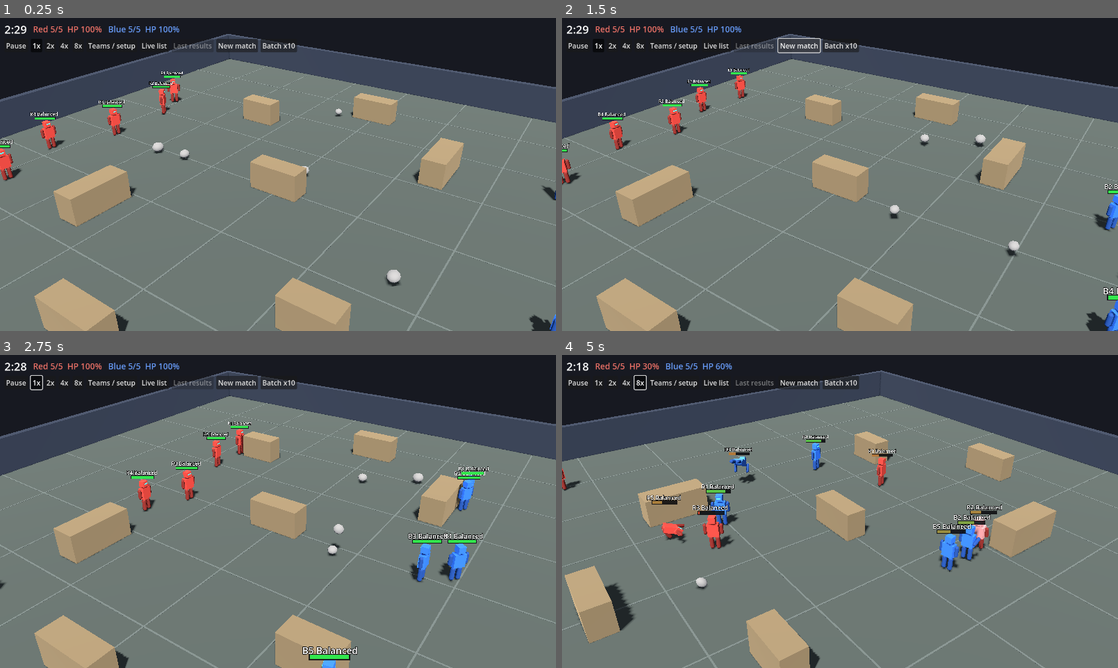
Above: before the commit, frames 1-4 (two rows, left to right).
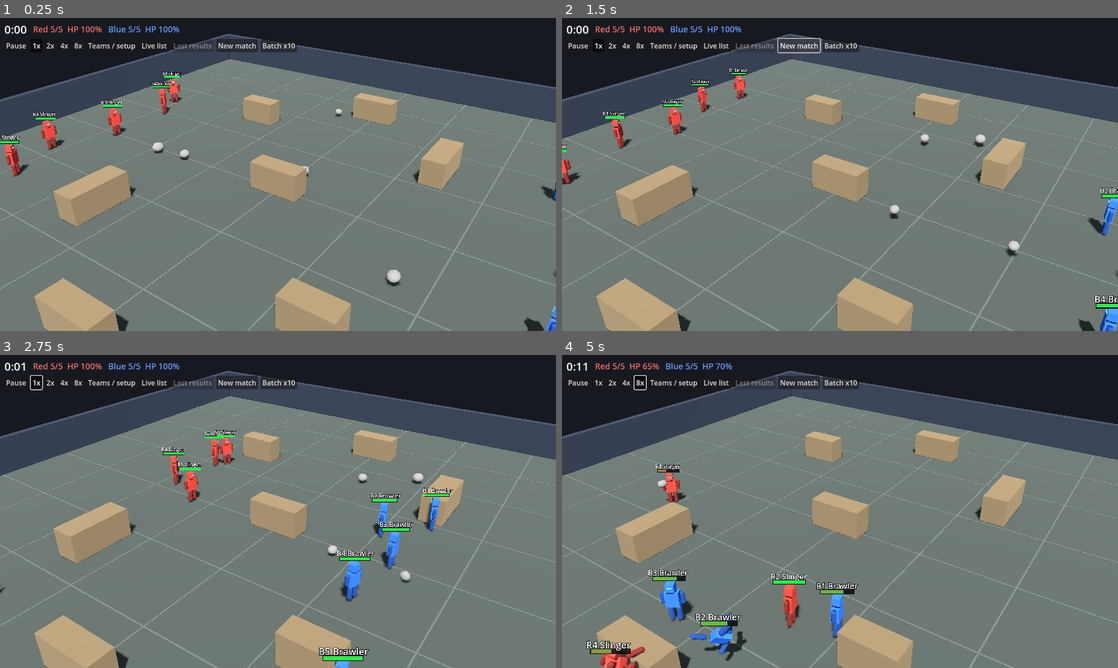
Above: after the commit, the same moments.

Repository: nathandunn/legion-bots
Game: Godot game, scene res://scenes/Main.tscn
The game is run twice, just before and just after one commit, with the same random seed, the same clock (stepped at 60 frames per second) and the same inputs.
Inputs:
- Up to frame 1 (0.25 s): no input
- Up to frame 2 (1.5 s): click "New match" at 0.5 s; click "New match" at 1.25 s
- Up to frame 3 (2.75 s): click "1x" at 2 s
- Up to frame 4 (5 s): click "2x" at 2.75 s; click "4x" at 3.5 s; click "8x" at 4.25 s

The runs differ from the first frame. In frame 1, 1.0% of the frame differs, in the area x 0-100%, y 2-100%; in frame 2, 1.6%; in frame 3, 4.7%; in frame 4, 27%.

Commit message:
No clock, no auto-orbit, punches wind up and can miss, cowards run forwards and poke-and-flee, slingers close in, unstick by chance, kills add up, stats during the dance
Co-Authored-By: Claude Fable 5.1 <noreply@anthropic.com>
Claude-Session: https://claude.ai/code/session_015ktb7N8AS55Y2xXNwii5wR

Diff:
--- a/scripts/camera_rig.gd
+++ b/scripts/camera_rig.gd
@@ -1,12 +1,12 @@
 class_name CameraRig
 extends Node3D
-## Orbit camera: drag to rotate (mouse or touch), wheel/pinch to zoom, slow auto-orbit when idle.
+## Orbit camera: drag to rotate (mouse or touch), wheel/pinch to zoom. It does not move on its own.
 
 var yaw := 0.6
 var pitch := 0.5
 var dist := 27.0
 var idle := 0.0
-var auto_orbit := true
+var auto_orbit := false  # the view stays where you put it
 var _cam: Camera3D
 var _dragging := false
 var _touches := {}
@@ -16,6 +16,7 @@
 var _focus := Vector3(0, 1.0, 0)
 var _focus_target := Vector3(0, 1.0, 0)
 var _focus_dist := -1.0
+var _rest_dist := 27.0  # the zoom the user last chose; the view returns to it after a celebration
 
 
 func _ready() -> void:
@@ -45,7 +46,7 @@
 
 func clear_focus() -> void:
 	_focus_target = Vector3(0, 1.0, 0)
-	_focus_dist = -1.0
+	_focus_dist = _rest_dist if absf(dist - _rest_dist) > 0.5 else -1.0
 
 
 func _apply() -> void:
@@ -62,9 +63,11 @@
 			_dragging = event.pressed
 		elif event.button_index == MOUSE_BUTTON_WHEEL_UP and event.pressed:
 			dist *= 0.9
+			_rest_dist = clampf(dist, 10.0, 70.0)
 			idle = 0.0
 		elif event.button_index == MOUSE_BUTTON_WHEEL_DOWN and event.pressed:
 			dist *= 1.1
+			_rest_dist = clampf(dist, 10.0, 70.0)
 			idle = 0.0
 	elif event is InputEventMouseMotion and _dragging:
 		yaw -= event.relative.x * 0.006
@@ -88,5 +91,6 @@
 			var d: float = pts[0].distance_to(pts[1])
 			if _pinch_d > 0.0:
 				dist *= _pinch_d / maxf(d, 1.0)
+				_rest_dist = clampf(dist, 10.0, 70.0)
 			_pinch_d = d
 		idle = 0.0
--- a/scripts/hud.gd
+++ b/scripts/hud.gd
@@ -157,7 +157,7 @@
 	ov.add_child(center)
 	var panel := PanelContainer.new()
 	var sb := StyleBoxFlat.new()
-	sb.bg_color = Color(0.08, 0.09, 0.12, 0.96)
+	sb.bg_color = Color(0.08, 0.09, 0.12, 0.9)
 	sb.border_color = Color(0.35, 0.38, 0.45)
 	sb.set_border_width_all(1)
 	sb.set_corner_radius_all(8)
@@ -297,7 +297,20 @@
 	var w := vs.x
 	var h := vs.y
 	teams_scroll.custom_minimum_size = Vector2(minf(820.0, w - 40.0), minf(470.0, h - 110.0))
-	results_scroll.custom_minimum_size = Vector2(minf(900.0, w - 40.0), minf(600.0, h - 110.0))
+	# results share the screen with the celebration: right half in landscape, lower part in portrait
+	var rc: Control = results_overlay.get_child(0)
+	if w > h:
+		rc.anchor_left = 0.5
+		rc.anchor_top = 0.0
+		rc.offset_left = 0.0
+		rc.offset_top = 96.0  # below the button rows
+		results_scroll.custom_minimum_size = Vector2(minf(620.0, w * 0.5 - 40.0), minf(560.0, h - 210.0))
+	else:
+		rc.anchor_left = 0.0
+		rc.anchor_top = 0.42
+		rc.offset_left = 0.0
+		rc.offset_top = 0.0
+		results_scroll.custom_minimum_size = Vector2(minf(900.0, w - 40.0), minf(600.0, h * 0.58 - 90.0))
 
 
 # ---------------------------------------------------------------- team setup
@@ -347,7 +360,7 @@
 	if _tick > 0.0 or manager == null:
 		return
 	_tick = 0.2
-	var tl := manager.time_left
+	var tl := manager.elapsed
 	timer_label.text = "%d:%02d" % [int(tl) / 60, int(tl) % 60]
 	for t in 2:
 		team_labels[t].text = "%s %d/%d  HP %d%%" % [MatchManager.TEAM_NAMES[t], manager.alive_count(t), MatchManager.TEAM_SIZE,
@@ -420,8 +433,9 @@
 		["Rock damage", func(t): return "%d" % int(s["damage"][t]["rock"])],
 		["Punch damage", func(t): return "%d" % int(s["damage"][t]["punch"])],
 		["Knockdowns dealt", func(t): return "%d" % s["knockdowns"][t]],
-		["Kills", func(t): return "%d" % s["kills"][t]],
+		["Kills (enemy dead)", func(t): return "%d" % s["kills"][t]],
 		["Friendly-fire damage", func(t): return "%d" % int(s["friendly_fire"][t])],
+		["Own goals (killed a mate)", func(t): return "%d" % int(s.get("own_goals", [0, 0])[t])],
 	]
 	for row in rows:
 		grid.add_child(_cell(row[0], false, Color(0.8, 0.8, 0.85)))
@@ -458,7 +472,7 @@
 
 	results_overlay.visible = true
 	results_scroll.scroll_vertical = 0
-	set_status("Match over. Start the next one with New match (or Teams / setup).")
+	set_status("Match over. Close the panel to watch; New match (or Teams / setup) when ready.")
 
 
 func show_batch(summary: Dictionary) -> void:
--- a/scripts/main.gd
+++ b/scripts/main.gd
@@ -28,6 +28,7 @@
 	manager.arena = arena
 	manager.match_ended.connect(_on_match_ended)
 	manager.celebration_finished.connect(_on_celebration_finished)
+	manager.dance_started.connect(_on_celebration_finished)  # the stats come up as the dance starts
 	add_child(manager)
 
 	var args := _parse_args(OS.get_cmdline_user_args())
@@ -42,6 +43,7 @@
 		_base_seed = int(args["seed"])
 
 	if headless:
+		manager.time_limit = float(args.get("cap", "300"))  # sims can't wait forever; real matches do
 		set_sim_speed(20.0)
 		batch_left = maxi(int(args.get("sim", "5")), 1)
 		print("Rock Bots headless sim: %d matches, %s vs %s" % [batch_left, manager.team_preset_names[0], manager.team_preset_names[1]])
--- a/scripts/match_manager.gd
+++ b/scripts/match_manager.gd
@@ -5,9 +5,10 @@
 signal match_started(match_index: int)
 signal match_ended(result: Dictionary)
 signal celebration_finished(match_index: int)
+signal dance_started(match_index: int)
 
 const TEAM_SIZE := 5
-const MATCH_TIME := 150.0
+const MATCH_TIME := 150.0   # only the headless sims are capped (time_limit); a real match runs until a team is gone
 const ARENA_HALF := 20.0
 const ROCKS_PER_ROBOT := 0.5   # ~1 rock per 2 robots
 const TEAM_NAMES := ["Red", "Blue"]
@@ -15,11 +16,12 @@
 
 var world: Node3D
 var arena: Arena
-var team_personalities: Array[Personality] = [Personality.preset("Balanced"), Personality.preset("Balanced")]
-var team_preset_names: Array[String] = ["Balanced", "Balanced"]
+var team_personalities: Array[Personality] = [Personality.preset("Slinger"), Personality.preset("Brawler")]
+var team_preset_names: Array[String] = ["Slinger", "Brawler"]
 var robots: Array[Robot] = []
 var rocks: Array[Rock] = []
-var time_left := MATCH_TIME
+var time_left := INF
+var time_limit := -1.0  # <= 0: no limit
 var elapsed := 0.0
 var running := false
 var match_index := 0
@@ -44,7 +46,7 @@
 	else:
 		rng.seed = seed_value
 	match_index += 1
-	time_left = MATCH_TIME
+	time_left = time_limit if time_limit > 0.0 else INF
 	elapsed = 0.0
 	stats = _fresh_stats()
 	robot_stats = {}
@@ -131,6 +133,7 @@
 		"punch_hits": [0, 0],
 		"kills": [0, 0],
 		"friendly_fire": [0.0, 0.0],
+		"own_goals": [0, 0],
 		"knockdowns": [0, 0],
 		"hitbox_hist": {},   # hitboxes struck per rock hit -> count
 	}
@@ -273,6 +276,7 @@
 				celebration_phase = "dance"
 				_phase_timer = 0.0
 				dance_clock = 0.0
+				dance_started.emit(match_index)
 		"dance":
 			if _phase_timer >= Robot.DANCE_TIME:
 				celebration_phase = "teabag"
@@ -300,6 +304,8 @@
 	if robot.team == t:
 		stats["friendly_fire"][t] += amount
 		robot_stats[robot.robot_name]["dmg_taken"] += amount
+		if robot.hp <= 0.0 and robot.alive:
+			stats["own_goals"][t] += 1  # killed by a teammate's rock
 		return  # own goal: not credited as damage dealt
 	stats["damage"][t][source] += amount
 	robot_stats[robot.robot_name]["dmg_taken"] += amount
@@ -312,7 +318,7 @@
 		h[hitbox_count] = int(h.get(hitbox_count, 0)) + 1
 	else:
 		a["dmg_punch"] += amount
-	if robot.hp <= amount and robot.alive:
+	if robot.hp <= 0.0 and robot.alive:  # hp is already reduced; _die() follows this signal
 		a["kills"] += 1
 
 
--- a/scripts/robot.gd
+++ b/scripts/robot.gd
@@ -17,13 +17,14 @@
 const PUNCH_KNOCKDOWN_TIME := 1.1
 const PUNCH_FLOP_TIME := 0.55       # a landed punch that doesn't floor you still sends you sprawling
 const ROCK_KNOCKDOWN_TIME := 1.8    # every rock hit floors you
-const DANCE_TIME := 10.0
+const DANCE_TIME := 2.0
 const TEABAG_PERIOD := 0.55        # one squat
 const TEABAG_REPS := 4             # squats per corpse
 const TEABAG_DEPTH := 0.62
 const RECOVER_GRACE := 0.4          # can't be floored again right after getting up
 const PUNCH_COOLDOWN := 0.6         # 4x faster than a throw
 const PUNCH_REACH := 1.7
+const PUNCH_WINDUP := 0.22          # seen coming: the wind-up before the fist lands
 const THROW_COOLDOWN := 2.4
 const THROW_RANGE := 20.0
 const PICKUP_RANGE := 1.5
@@ -60,6 +61,12 @@
 var fetch_rock: Rock = null
 var _rock_notice := {}  # rock -> did we notice this throw (caution-based reaction)
 var _dodge_burst := 0.0
+var _detour_timer := 0.0        # unstick: hold a random heading for a while, whatever the brain says
+var _detour_dir := Vector3.ZERO
+var _prog_anchor := Vector3.ZERO
+var _prog_timer := 0.0
+var _flee_timer := 0.0          # coward hit-and-run: after a poke, run
+var _punch_pending := 0.0       # wind-up left before the current punch lands
 
 # victory celebration (driven by MatchManager.celebration_phase)
 var celebrating := false
@@ -282,6 +289,11 @@
 		return
 	punch_timer -= delta
 	throw_timer -= delta
+	_flee_timer -= delta
+	if _punch_pending > 0.0:
+		_punch_pending -= delta
+		if _punch_pending <= 0.0 and down_timer <= 0.0 and (manager == null or manager.running):
+			_punch_land()
 	decide_timer -= delta
 	wander_timer -= delta
 	grace_timer -= delta
@@ -331,6 +343,10 @@
 	# movement
 	var mv := move_dir
 	mv.y = 0.0
+	if _detour_timer > 0.0:
+		# stuck against a block or a body: hold a random heading until it clears, ignoring the brain
+		_detour_timer -= delta
+		mv = _detour_dir
 	if mv.length_squared() > 0.001:
 		mv = mv.normalized()
 	var speed_mult := 0.92 + 0.16 * personality.get_trait("aggression")
@@ -348,14 +364,26 @@
 	var before := global_position
 	move_and_slide()
 	global_position.y = 0.0
-	# unstick: if we wanted to move but barely did, veer
-	if mv.length_squared() > 0.001 and before.distance_to(global_position) < SPEED * delta * 0.3:
+	# unstick, two ways. (a) pressed against something: barely moving while trying to.
+	# (b) inching back and forth behind a block: wanted to move for a second and a half and got nowhere.
+	# Either way pick a random heading (60-150 degrees off) and hold it for a random while.
+	var wanted := move_dir.length_squared() > 0.001
+	if wanted and _detour_timer <= 0.0 and before.distance_to(global_position) < SPEED * delta * 0.3:
 		stuck_timer += delta
 		if stuck_timer > 0.3:
-			move_dir = mv.rotated(Vector3.UP, rng.randf_range(0.8, 1.6) * (1.0 if rng.randf() < 0.5 else -1.0))
-			stuck_timer = 0.0
+			_start_detour(mv)
 	else:
 		stuck_timer = 0.0
+	if wanted:
+		_prog_timer += delta
+		if _prog_timer >= 1.5:
+			if _prog_anchor.distance_to(global_position) < 1.2 and _detour_timer <= 0.0 and action != "punch" and action != "throw":
+				_start_detour(mv)
+			_prog_anchor = global_position
+			_prog_timer = 0.0
+	else:
+		_prog_anchor = global_position
+		_prog_timer = 0.0
 
 	# facing
 	var fp := face_point if has_face_point else global_position + mv
@@ -366,7 +394,8 @@
 	# arm swing anim
 	if _swing > 0.0:
 		_swing -= delta
-		arm_r.rotation.x = -1.6 * (_swing / 0.2)
+		# wind back during the wind-up, then snap forward
+		arm_r.rotation.x = (0.9 * (1.0 - (_swing - 0.2) / PUNCH_WINDUP)) if _swing > 0.2 else -1.6 * (_swing / 0.2)
 	else:
 		arm_r.rotation.x = 0.0
 
@@ -395,7 +424,37 @@
 	if rock_love < 0.75 and caution < 0.8:
 		return true
 	var cornered := held_rock == null and _nearest_free_rock() == null and edist < 3.0
-	return cornered
+	if cornered or rock_love >= 0.75:
+		return cornered
+	# a coward never goes looking for fists, but with an enemy already in reach he swings:
+	# trapped (wall or block at his back) means fight it out; with an open escape it's one
+	# poke and then run (see _punch)
+	return edist <= PUNCH_REACH + 0.3
+
+
+## Is there room to run straight away from the nearest enemy - inside the arena and not into cover?
+func _escape_open() -> bool:
+	var e := _nearest_enemy()
+	if e == null:
+		return true
+	var away := global_position - e.global_position
+	away.y = 0.0
+	if away.length_squared() < 0.01:
+		return true
+	away = away.normalized()
+	var h: float = manager.ARENA_HALF - 1.5
+	var p := global_position + away * 3.0
+	if absf(p.x) > h or absf(p.z) > h:
+		return false
+	return _clear_line(global_position + Vector3(0, 0.9, 0), p + Vector3(0, 0.9, 0))
+
+
+## How close this robot likes to be before it lets fly: the aggressive walk in for a sure
+## shot, the cautious throw from as far as the arm allows.
+func _throw_dist() -> float:
+	var aggression := personality.get_trait("aggression")
+	var caution := personality.get_trait("caution")
+	return clampf(7.0 + 8.0 * (1.0 - aggression) + 6.0 * caution, 7.0, THROW_RANGE)
 
 
 ## Who to throw at: the nearest enemy that is on its feet and not behind cover.
@@ -410,6 +469,15 @@
 		var d := _flat_dist(r.global_position)
 		if d > THROW_RANGE:
 			continue
+		if d > _throw_dist() + 2.0:
+			# too far for a good shot - walk in first, unless he's running off (throw before he's gone)
+			var away_v: Vector3 = r.velocity
+			away_v.y = 0.0
+			var to_me := global_position - r.global_position
+			to_me.y = 0.0
+			var fleeing := away_v.length() > 2.0 and to_me.length_squared() > 0.01 and away_v.normalized().dot(to_me.normalized()) < -0.5
+			if not fleeing:
+				continue
 		var aim_y := 0.35 if r.down_timer > 0.0 else 1.1
 		if not _can_see(r.global_position + Vector3(0, aim_y, 0)):
 			continue  # can't aim at what you aren't looking at
@@ -647,6 +715,8 @@
 		if caution > 0.8 and edist < 5.0 and not _will_box(edist):
 			s3 += 0.5  # never get close
 		scores["kite"] = s3 * flee_sense
+		if _flee_timer > 0.0:
+			scores["kite"] = 2.5  # just poked someone: run
 	# regroup with the pack
 	scores["regroup"] = teamwork * clampf(cdist / 14.0, 0.0, 1.0) * 0.85
 	# idle / hold position
@@ -704,8 +774,8 @@
 			var to := enemy.global_position - global_position
 			to.y = 0.0
 			to = to.normalized()
-			if edist > THROW_RANGE * 0.85:
-				move_dir = to
+			if edist > _throw_dist():
+				move_dir = to  # closer for a better shot
 			elif edist < 5.0 + 6.0 * maxf(caution, survival if low else 0.0):
 				move_dir = _keep_in_arena(-to)
 			else:
@@ -728,15 +798,11 @@
 			to_c.y = 0.0
 			if to_c.length() > 3.0:
 				away = (away + to_c.normalized() * 0.6 * teamwork).normalized()
-			move_dir = _keep_in_arena(away)
-			face_point = enemy.global_position
-			has_face_point = true
+			move_dir = _keep_in_arena(away)  # run properly - face the way you're going
 		"retreat":
 			var away := global_position - enemy.global_position
 			away.y = 0.0
 			away = away.normalized()
-			face_point = enemy.global_position
-			has_face_point = true
 			var to_rock := Vector3.ZERO
 			if held_rock == null and rock != null and rdist < 18.0:
 				to_rock = rock.global_position - global_position
@@ -784,6 +850,16 @@
 				has_face_point = true
 
 
+func _start_detour(tried: Vector3) -> void:
+	var base := tried if tried.length_squared() > 0.001 else Vector3.FORWARD
+	var ang := rng.randf_range(1.05, 2.6) * (1.0 if rng.randf() < 0.5 else -1.0)
+	_detour_dir = _keep_in_arena(base.rotated(Vector3.UP, ang))
+	_detour_timer = rng.randf_range(0.5, 1.1)
+	stuck_timer = 0.0
+	_prog_anchor = global_position
+	_prog_timer = 0.0
+
+
 func _keep_in_arena(dir: Vector3) -> Vector3:
 	var h: float = manager.ARENA_HALF - 2.5
 	var p := global_position + dir * 3.0
@@ -833,9 +909,18 @@
 	threw.emit(self)
 
 
+## A punch is two moments: the wind-up (the target can see it coming and try to get out of
+## the box) and the landing, when whatever is still in the fist box - and a roll against the
+## puncher's accuracy - decides whether it connects.
 func _punch() -> void:
 	punch_timer = PUNCH_COOLDOWN
-	_swing = 0.2
+	_swing = 0.2 + PUNCH_WINDUP
+	_punch_pending = PUNCH_WINDUP
+	for r in _in_fist():
+		r.notice_punch(self)
+
+
+func _in_fist() -> Dictionary:
 	var hits := {}
 	for a in fist.get_overlapping_areas():
 		if not a.has_meta("robot"):
@@ -844,8 +929,16 @@
 		if r == null or r == self or r.team == team or not r.alive:
 			continue
 		hits[r] = int(hits.get(r, 0)) + 1
+	return hits
+
+
+func _punch_land() -> void:
+	var accuracy := personality.get_trait("accuracy")
 	var landed := false
+	var hits := _in_fist()
 	for r in hits:
+		if rng.randf() > 0.55 + 0.45 * accuracy:
+			continue  # swung and missed
 		landed = true
 		var quality := minf(float(hits[r]), float(PUNCH_FULL_HITBOXES)) / float(PUNCH_FULL_HITBOXES)
 		r.take_damage(MAX_HP * PUNCH_MAX_FRAC * quality, "punch", self, hits[r])
@@ -858,6 +951,32 @@
 		var impulse: Vector3 = away * (10.0 + 26.0 * quality) + Vector3(0, 4.0 + 5.0 * quality, 0)
 		victim.knock_down(PUNCH_KNOCKDOWN_TIME if floored else PUNCH_FLOP_TIME, self, "punch", impulse)
 	punched.emit(self, landed)
+	if personality.get_trait("caution") >= 0.8 and _escape_open():
+		_flee_timer = 1.6  # hit and run (a trapped coward stays and fights)
+		decide_timer = 0.0
+
+
+## Someone in front of me has started a swing. If I can see him and my nerves are quick
+## enough (caution), I skip sideways out of the fist box before it lands.
+func notice_punch(attacker: Robot) -> void:
+	if not alive or down_timer > 0.0 or attacker == null:
+		return
+	if not _can_see(attacker.global_position + Vector3(0, 1.2, 0)):
+		return
+	var caution := personality.get_trait("caution")
+	if rng.randf() > 0.15 + 0.6 * caution:
+		return
+	var from := global_position - attacker.global_position
+	from.y = 0.0
+	if from.length_squared() < 0.01:
+		return
+	var side := from.normalized().cross(Vector3.UP) * (1.0 if rng.randf() < 0.5 else -1.0)
+	move_dir = _keep_in_arena((side * 1.0 + from.normalized() * 0.35).normalized())
+	_dodge_burst = PUNCH_WINDUP + 0.15
+	decide_timer = PUNCH_WINDUP + 0.15  # hold the sidestep until the swing has gone by
+	action = "dodge"
+	has_face_point = true
+	face_point = attacker.global_position
 
 
 func take_damage(amount: float, source: String, attacker: Robot, hitbox_count: int) -> void:
Not shown, changed: README.md
Not shown, changed: dist/index.html
Not shown, changed: dist/index.js.gz
Not shown, changed: dist/index.pck.gz
Not shown, changed: dist/index.wasm.gz
